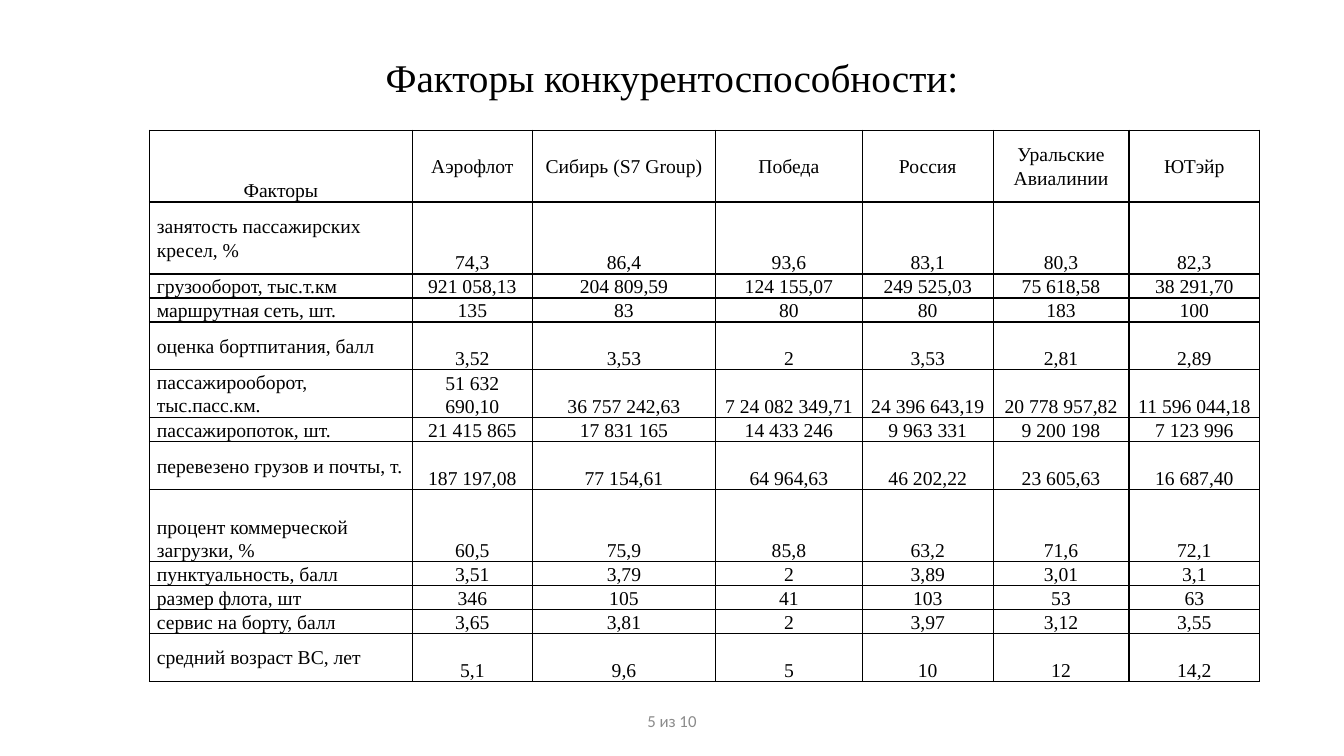
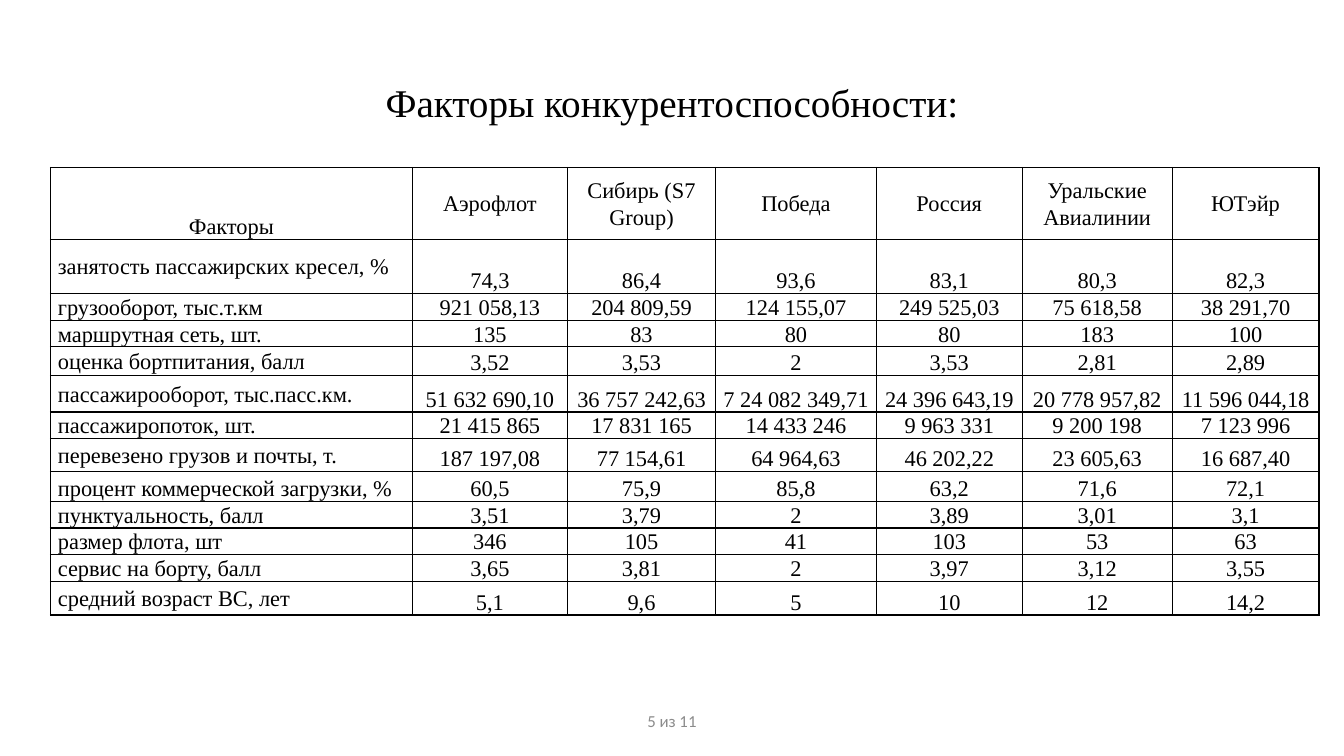
Before and after one commit to NIKOLAY-1971/Diplom_BD, a slide deck: slide 6 of ПрезентацияРубцов.pptx (slide 5 before the commit). Drawn at 1344x756 pixels with LibreOffice and Linux fonts; fonts in the diff are those of the drawing; background and template pictures are left out. Boxes give left, top, right and bottom in pixels: in the first picture for what was removed or moved away, otherwise in the second. Text is boxed around its words. In the diff, an @@ line names an element or a change of style, - is before the commit and + after.

```diff
--- a/ПрезентацияРубцов.pptx
+++ b/ПрезентацияРубцов.pptx
@@ title "Факторы конкурентоспособности:": place and size @@
-title "Факторы конкурентоспособности:" at [386,64,958,100]
+title "Факторы конкурентоспособности:" at [386,89,958,124]
@@ table at [50,167,1321,628] @@
@@ size 14 to 16 pt @@
@@ table: place and size @@
-table at [149,130,1261,692]
+table at [50,167,1321,628]
@@ text at [647,716,696,727]: text changed @@
-5 из 10
+5 из 11
```
Also in this commit, not shown: 8 other slides changed, 1 slide added.
